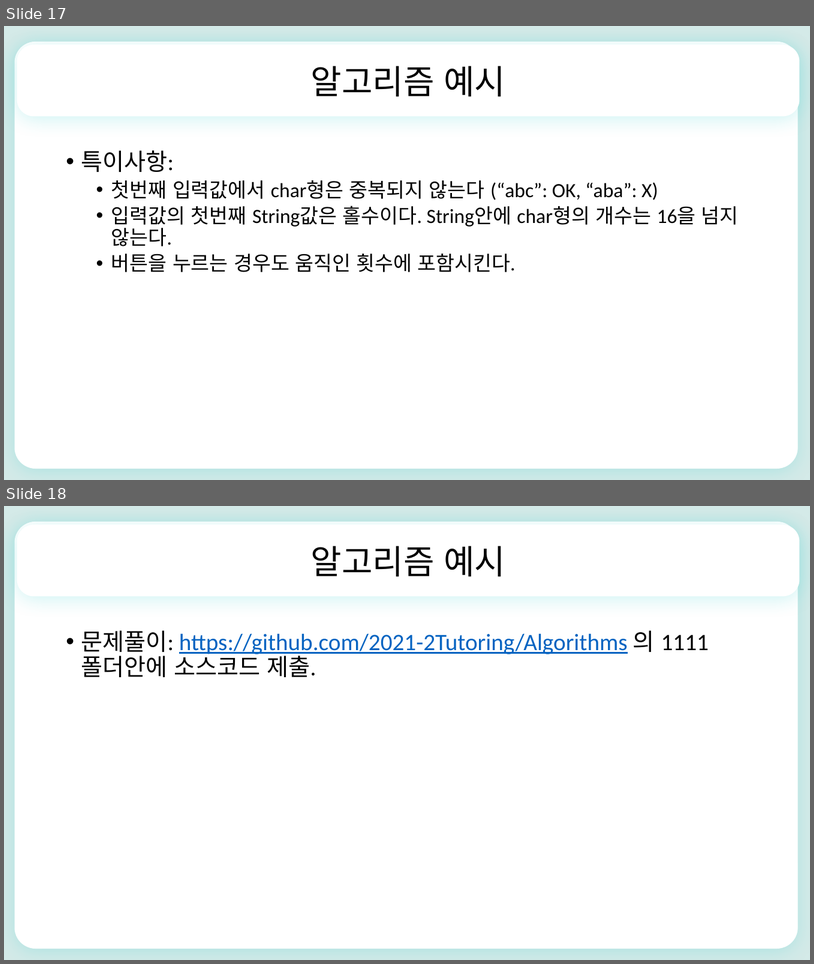
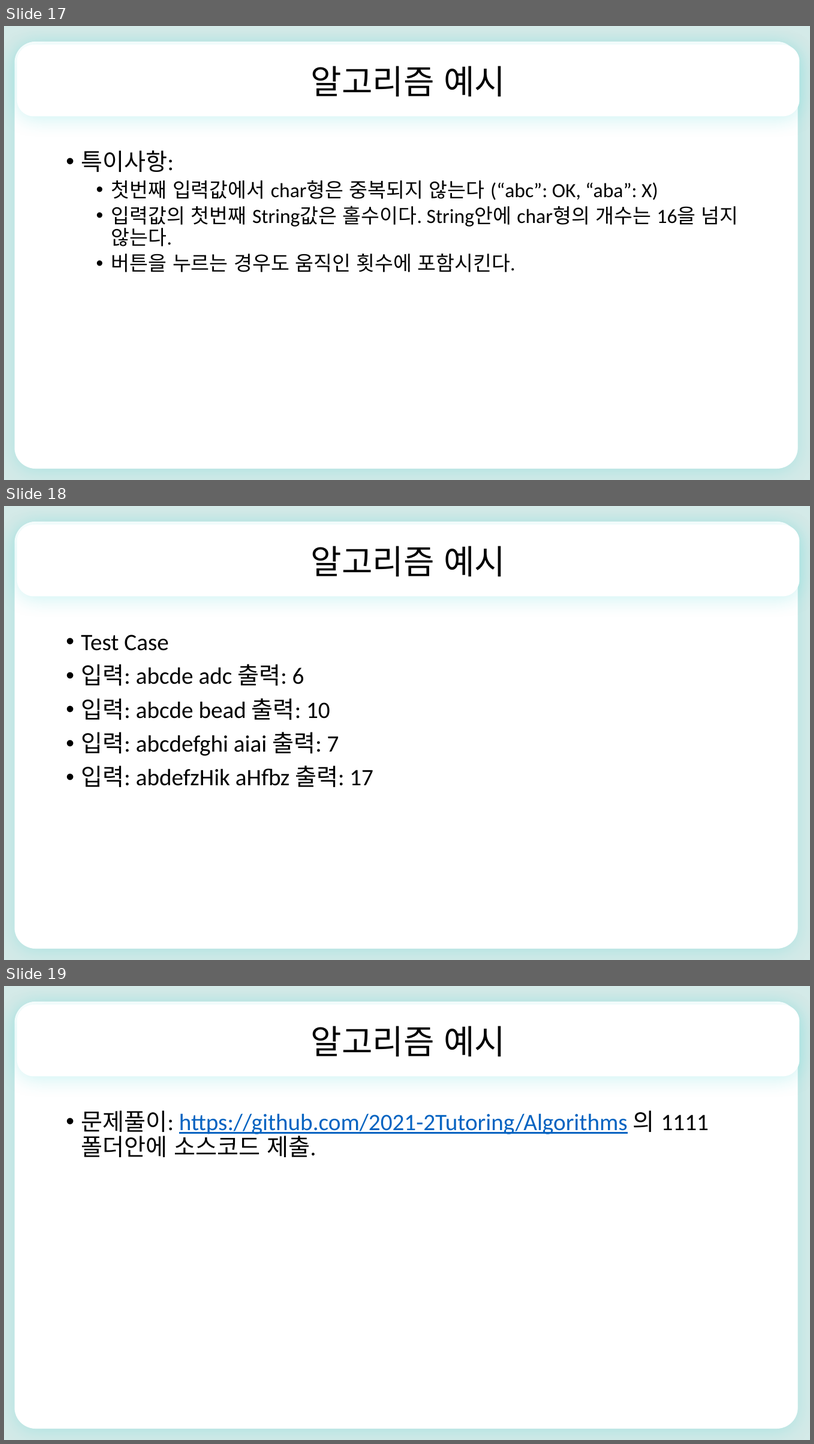
Before and after one commit to 2021-2Tutoring/Algorithms, a slide deck: 1111/원형큐, 미래인재릴레이.pptx. Shown one above the other, each under a label of ours: slides 17 and 18 before the commit, slides 17, 18 and 19 after it. The pictures are 814x964 and 814x1444 pixels, drawn with LibreOffice and Linux fonts; fonts in the diff are those of the drawing. Boxes give left, top, right and bottom in pixels: in the first picture for what was removed or moved away, otherwise in the second. Text is boxed around its words. In the diff, an @@ line names an element or a change of style, - is before the commit and + after.

```diff
--- a/1111/원형큐, 미래인재릴레이.pptx
+++ b/1111/원형큐, 미래인재릴레이.pptx
@@ slide 18 added at (4, 506, 810, 960), background #FFFFFF @@
@@ rectangle added at (4, 506, 810, 960), fill #D4EAE8, outline #D4EAE8 1 pt @@
@@ rounded rectangle added at (15, 522, 798, 948), fill #FFFFFF, outline #FFFFFF 1 pt @@
@@ rounded rectangle added at (17, 525, 800, 596), fill #FFFFFF, outline #FFFFFF 1 pt, 40 pt, text #000000 @@
+알고리즘 예시
@@ text added at (81, 634, 374, 787), 28 pt, text #000000 @@
+• Test Case
+• 입력: abcde adc 출력: 6
+• 입력: abcde bead 출력: 10
+• 입력: abcdefghi aiai 출력: 7
+• 입력: abdefzHik aHfbz 출력: 17
@@ what was slide 18 is now slide 19 @@
```
